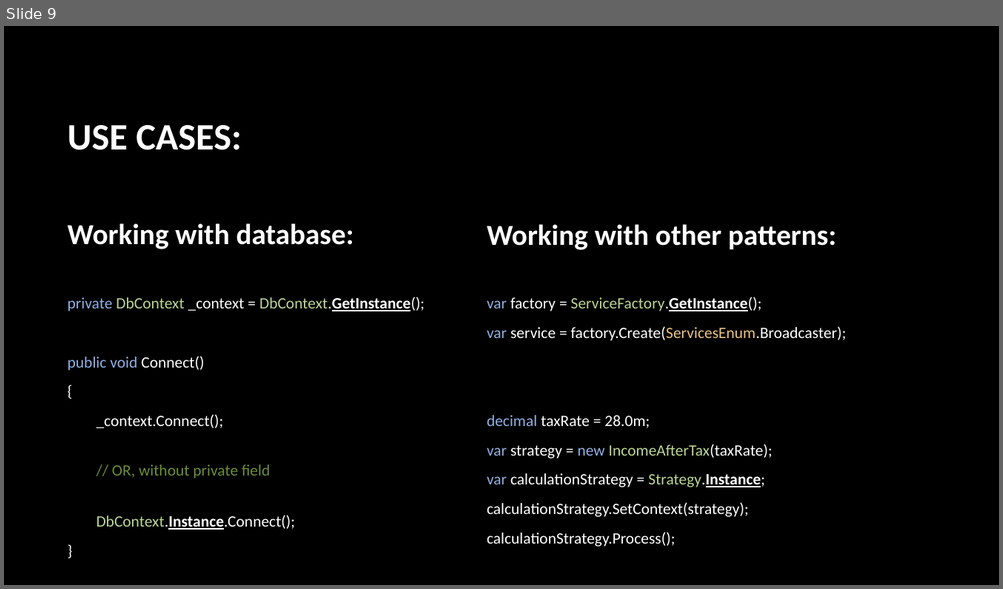
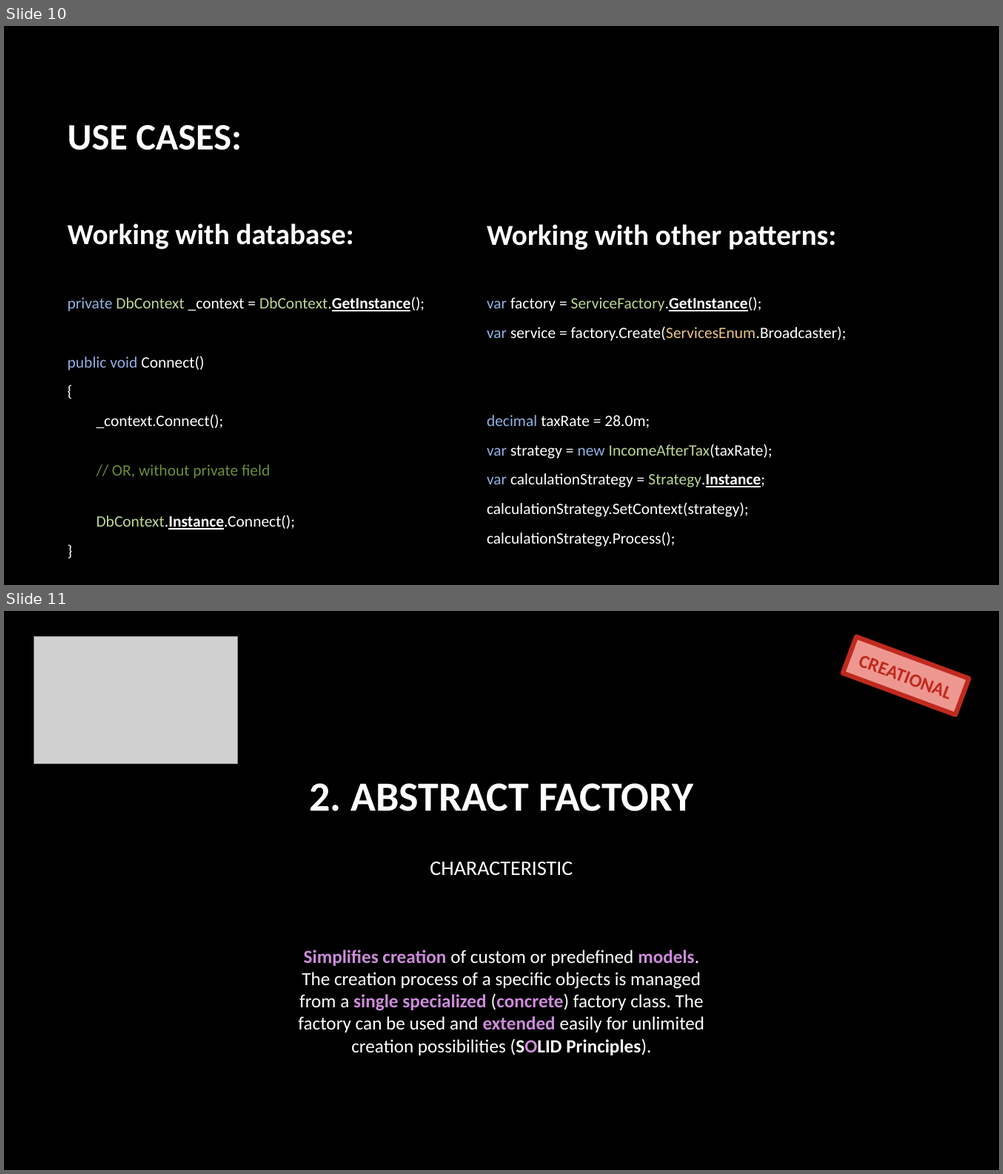
Before and after one commit to Thomas-M-Krystyan/ProgrammingWorkshops_DesignPatterns, a slide deck: Documentation/Design Patterns.pptx. Shown one above the other, each under a label of ours: slide 9 before the commit, slides 10 and 11 after it. The pictures are 1003x589 and 1003x1174 pixels, drawn with LibreOffice and Linux fonts; fonts in the diff are those of the drawing; grey boxes stand for pictures; background and template pictures are left out. Boxes give left, top, right and bottom in pixels: in the first picture for what was removed or moved away, otherwise in the second. Text is boxed around its words. In the diff, an @@ line names an element or a change of style, - is before the commit and + after.

```diff
--- a/Documentation/Design Patterns.pptx
+++ b/Documentation/Design Patterns.pptx
@@ slide 11 added at [4, 611, 999, 1170], background picture (left out) @@
@@ picture added at [34, 637, 237, 764] @@
@@ rectangle added at [842, 637, 969, 715], fill #EE9791, outline #C02A1E 4.5 pt, 18 pt, text #C02A1E, bold @@
+CREATIONAL
@@ title added at [310, 783, 693, 812], 40 pt, text #FFFFFF, bold @@
+2. ABSTRACT FACTORY
@@ text added at [430, 862, 572, 875], 20 pt, text #FFFFFF @@
+CHARACTERISTIC
@@ text added at [298, 950, 704, 1056], 18 pt, text #FFFFFF @@
+Simplifies creation of custom or predefined models.
+The creation process of a specific objects is managed
+from a single specialized (concrete) factory class. The
+factory can be used and extended easily for unlimited
+creation possibilities (SOLID Principles).
@@ what was slide 9 is now slide 10 @@
```
Also in this commit, not shown: 2 slides changed, 6 other slides added.
